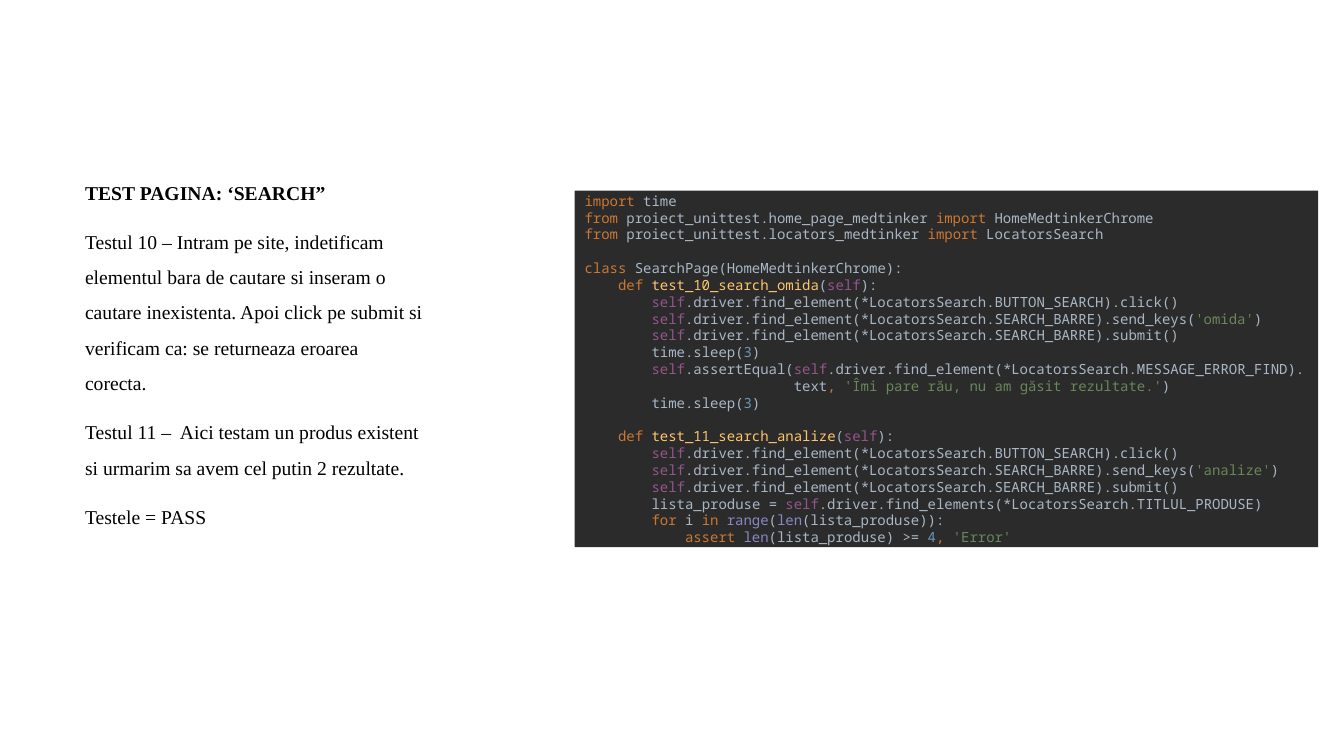
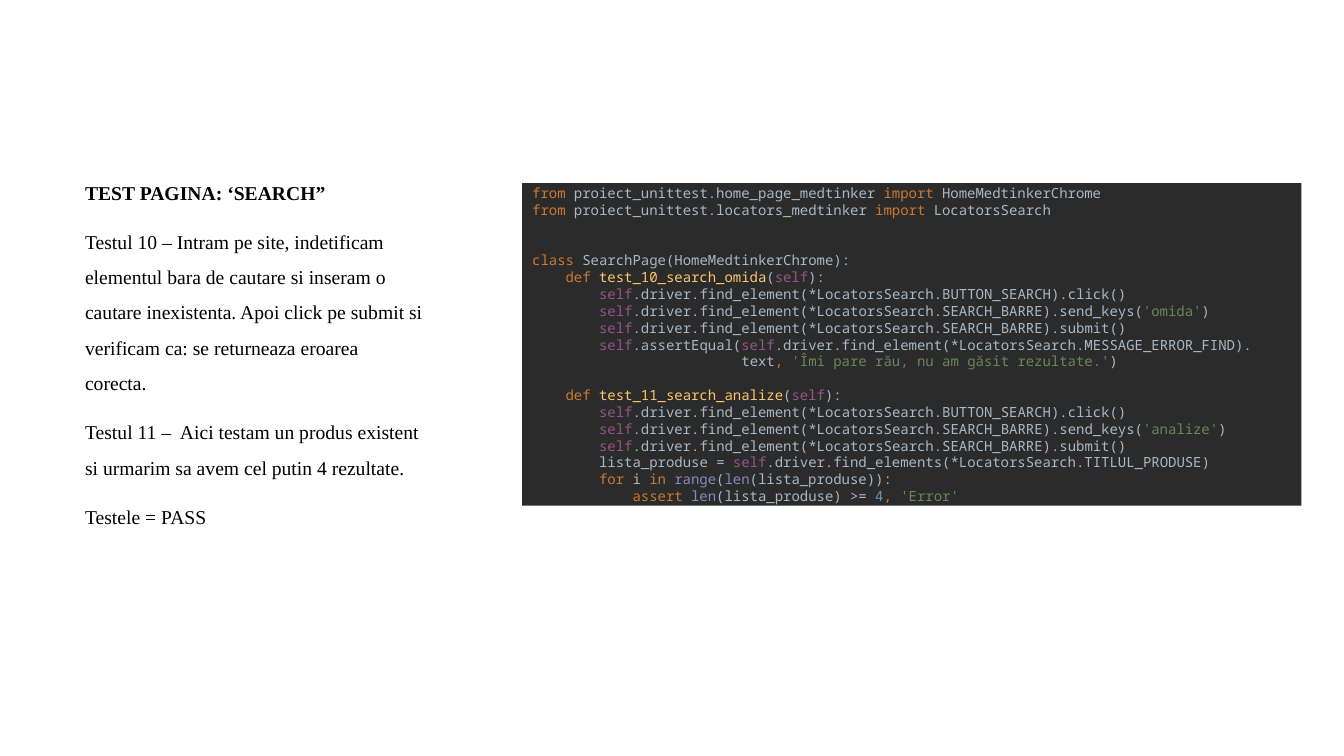
Before and after one commit to godavid128/Test_Website_medtinker, a slide deck: slide 12 of TEST WEBSITE MEDTINKER _GORODETCHI DAVID_27.05.2023.pptx. Drawn at 1344x756 pixels with LibreOffice and Linux fonts; fonts in the diff are those of the drawing; background and template pictures are left out. Boxes give left, top, right and bottom in pixels: in the first picture for what was removed or moved away, otherwise in the second. Text is boxed around its words. In the diff, an @@ line names an element or a change of style, - is before the commit and + after.

Commit message:
update proiect 6

```diff
--- a/TEST WEBSITE MEDTINKER _GORODETCHI DAVID_27.05.2023.pptx
+++ b/TEST WEBSITE MEDTINKER _GORODETCHI DAVID_27.05.2023.pptx
@@ text "from proiect_unittest.home_page_medtinker import HomeMedtink ...": place and size @@
-text "from proiect_unittest.home_page_medtinker import HomeMedtink ..." at [575,186,1319,553]
+text "from proiect_unittest.home_page_medtinker import HomeMedtink ..." at [532,187,1252,506]
@@ text at [532,187,1252,506]: text changed @@
-import time
-from proiect_unittest.home_page_medtinker import HomeMedtinkerChrome
-from proiect_unittest.locators_medtinker import LocatorsSearch
-class SearchPage(HomeMedtinkerChrome):
-def test_10_search_omida(self):
-self.driver.find_element(*LocatorsSearch.BUTTON_SEARCH).click()
-self.driver.find_element(*LocatorsSearch.SEARCH_BARRE).send_keys('omida')
-self.driver.find_element(*LocatorsSearch.SEARCH_BARRE).submit()
-time.sleep(3)
-self.assertEqual(self.driver.find_element(*LocatorsSearch.MESSAGE_ERROR_FIND).
-text, 'Îmi pare rău, nu am găsit rezultate.')
-time.sleep(3)
-def test_11_search_analize(self):
-self.driver.find_element(*LocatorsSearch.BUTTON_SEARCH).click()
-self.driver.find_element(*LocatorsSearch.SEARCH_BARRE).send_keys('analize')
-self.driver.find_element(*LocatorsSearch.SEARCH_BARRE).submit()
-lista_produse = self.driver.find_elements(*LocatorsSearch.TITLUL_PRODUSE)
-for i in range(len(lista_produse)):
-assert len(lista_produse) >= 4, 'Error'
+from proiect_unittest.home_page_medtinker import HomeMedtinkerChrome
+from proiect_unittest.locators_medtinker import LocatorsSearch
+class SearchPage(HomeMedtinkerChrome):
+def test_10_search_omida(self):
+self.driver.find_element(*LocatorsSearch.BUTTON_SEARCH).click()
+self.driver.find_element(*LocatorsSearch.SEARCH_BARRE).send_keys('omida')
+self.driver.find_element(*LocatorsSearch.SEARCH_BARRE).submit()
+self.assertEqual(self.driver.find_element(*LocatorsSearch.MESSAGE_ERROR_FIND).
+text, 'Îmi pare rău, nu am găsit rezultate.')
+def test_11_search_analize(self):
+self.driver.find_element(*LocatorsSearch.BUTTON_SEARCH).click()
+self.driver.find_element(*LocatorsSearch.SEARCH_BARRE).send_keys('analize')
+self.driver.find_element(*LocatorsSearch.SEARCH_BARRE).submit()
+lista_produse = self.driver.find_elements(*LocatorsSearch.TITLUL_PRODUSE)
+for i in range(len(lista_produse)):
+assert len(lista_produse) >= 4, 'Error'
@@ text at [85,425,419,480]: text changed @@
-Testul 11 – Aici testam un produs existent si urmarim sa avem cel putin 2 rezultate.
+Testul 11 – Aici testam un produs existent si urmarim sa avem cel putin 4 rezultate.
```
Also in this commit, not shown: 8 other slides changed, 7 other files.
